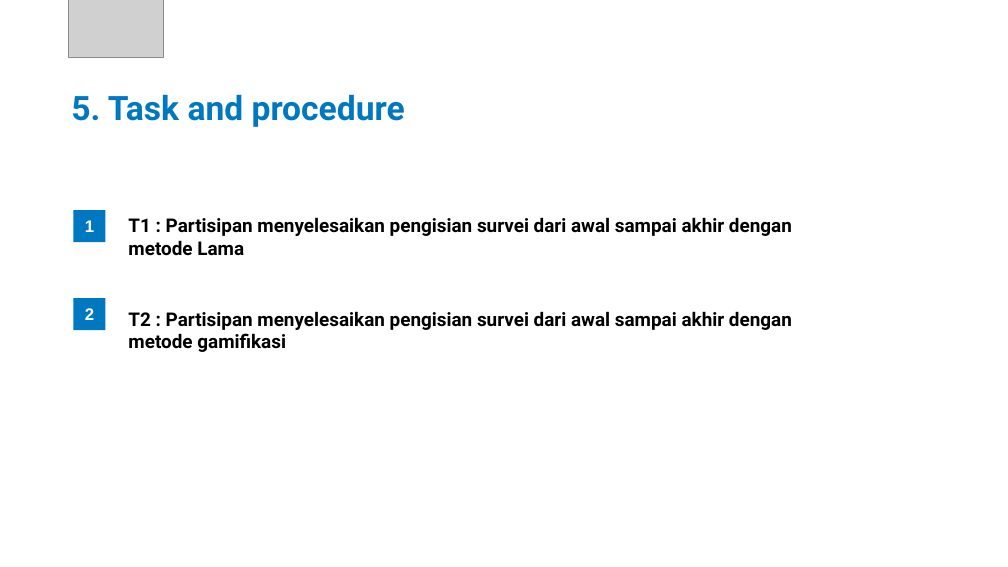
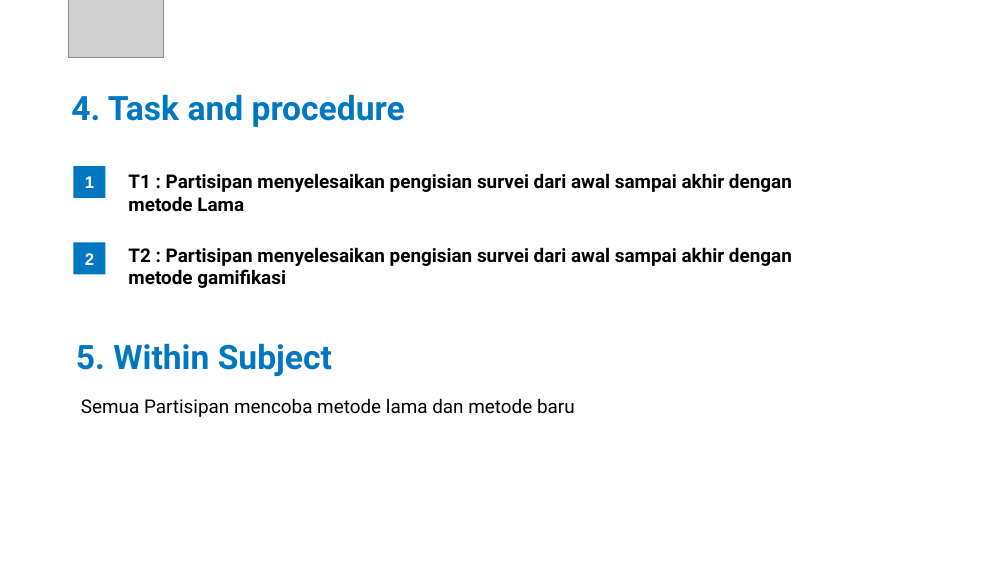
Before and after one commit to tdimk2023p/final-project-gzaber00, a slide deck: slide 8 of Laporan/6025222014_FP_Gamifikasi_SKM.pptx (slide 7 before the commit). Drawn at 1008x567 pixels with LibreOffice and Linux fonts; fonts in the diff are those of the drawing; grey boxes stand for pictures; background and template pictures are left out. Boxes give left, top, right and bottom in pixels: in the first picture for what was removed or moved away, otherwise in the second. Text is boxed around its words. In the diff, an @@ line names an element or a change of style, - is before the commit and + after.

```diff
--- a/Laporan/6025222014_FP_Gamifikasi_SKM.pptx
+++ b/Laporan/6025222014_FP_Gamifikasi_SKM.pptx
@@ text at [71, 94, 405, 127]: text changed @@
-5. Task and procedure
+4. Task and procedure
@@ rectangle "1": place and size @@
-rectangle "1" at [73, 210, 105, 242]
+rectangle "1" at [73, 166, 105, 198]
@@ text "T1 : Partisipan menyelesaikan pengisian ...": place and size @@
-text "T1 : Partisipan menyelesaikan pengisian ..." at [128, 217, 792, 256]
+text "T1 : Partisipan menyelesaikan pengisian ..." at [128, 173, 792, 212]
@@ rectangle "2": place and size @@
-rectangle "2" at [73, 298, 105, 330]
+rectangle "2" at [73, 243, 105, 274]
@@ text "T2 : Partisipan menyelesaikan pengisian ...": place and size @@
-text "T2 : Partisipan menyelesaikan pengisian ..." at [128, 311, 792, 352]
+text "T2 : Partisipan menyelesaikan pengisian ..." at [128, 247, 792, 288]
@@ text added at [76, 343, 332, 376], 32 pt, text #0078C1, bold @@
+5. Within Subject
@@ text added at [81, 398, 575, 417], 18 pt, text #000000 @@
+Semua Partisipan mencoba metode lama dan metode baru
```
Also in this commit, not shown: 6 other slides changed, 2 slides added, 1 other file.
